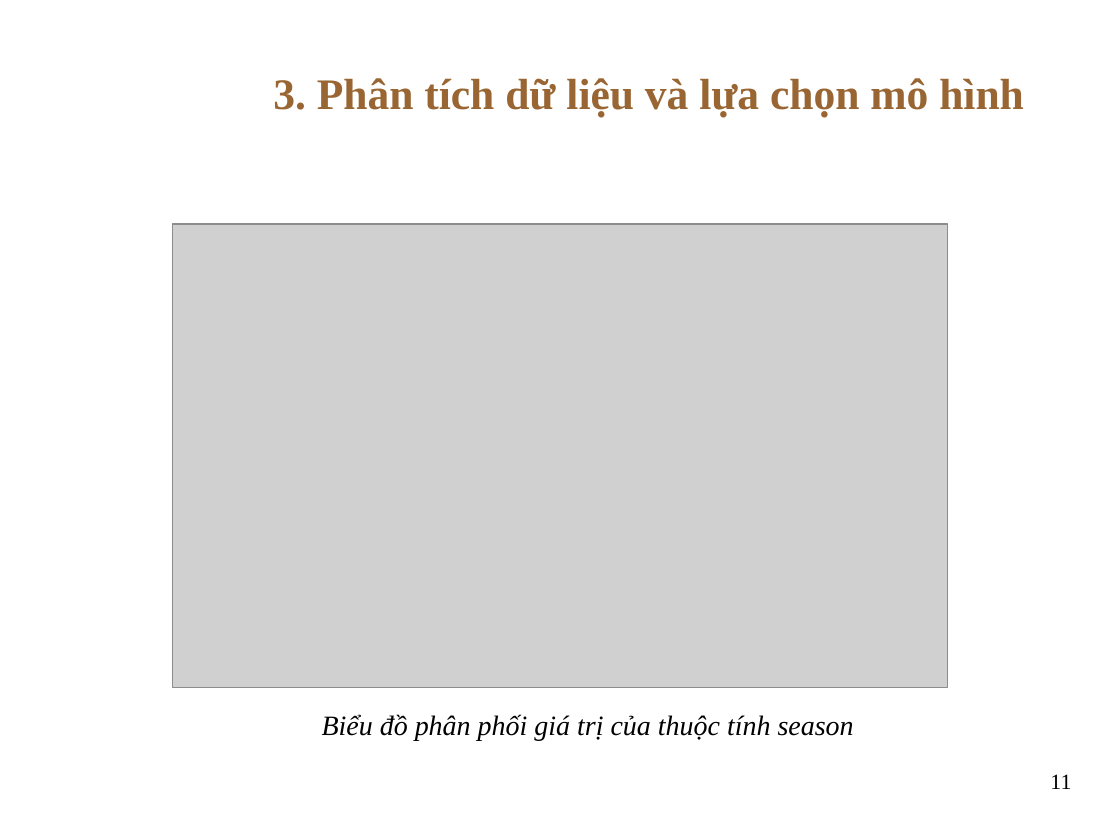
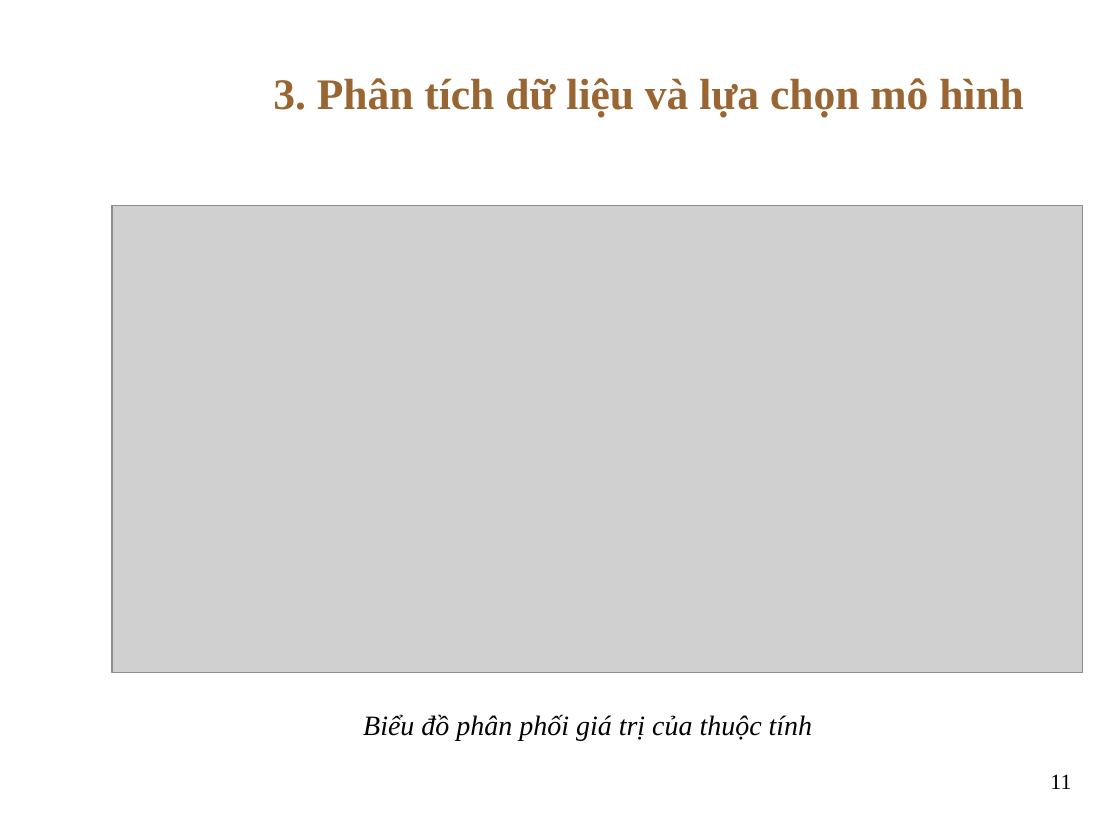
Before and after one commit to Viet0904/CT294_Bike_Sharing_Demand, a slide deck: slide 12 of Report/Baocaonhom6.pptx. Drawn at 1120x840 pixels with LibreOffice and Linux fonts; fonts in the diff are those of the drawing; grey boxes stand for pictures; background and template pictures are left out. Boxes give left, top, right and bottom in pixels: in the first picture for what was removed or moved away, otherwise in the second. Text is boxed around its words. In the diff, an @@ line names an element or a change of style, - is before the commit and + after.

```diff
--- a/Report/Baocaonhom6.pptx
+++ b/Report/Baocaonhom6.pptx
@@ picture: place and size @@
-picture at [172, 224, 948, 688]
+picture at [112, 205, 1083, 672]
@@ text at [363, 714, 813, 741]: text changed @@
-Biểu đồ phân phối giá trị của thuộc tính season
+Biểu đồ phân phối giá trị của thuộc tính
```
Also in this commit, not shown: 2 other slides changed, 24 other files.
